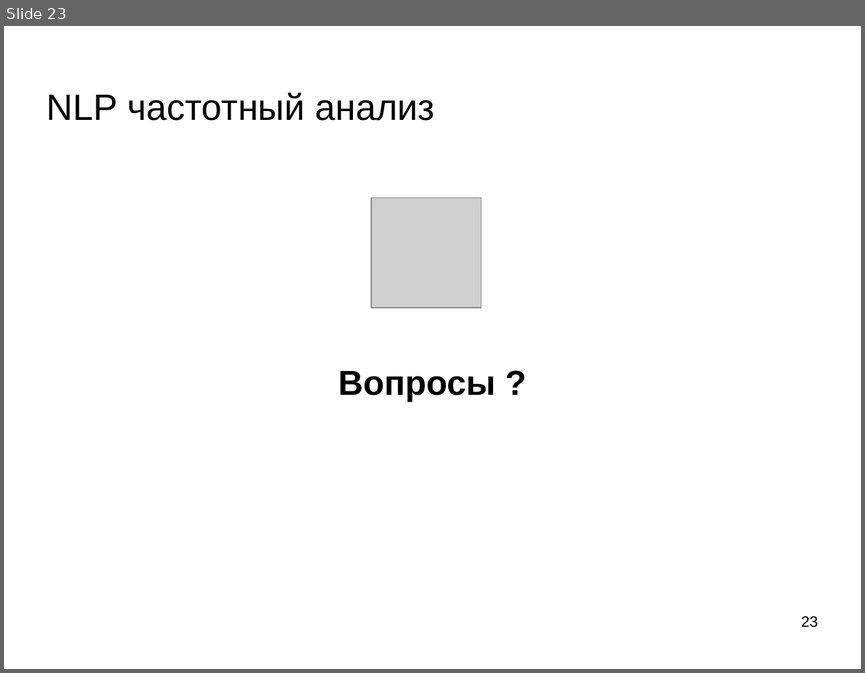
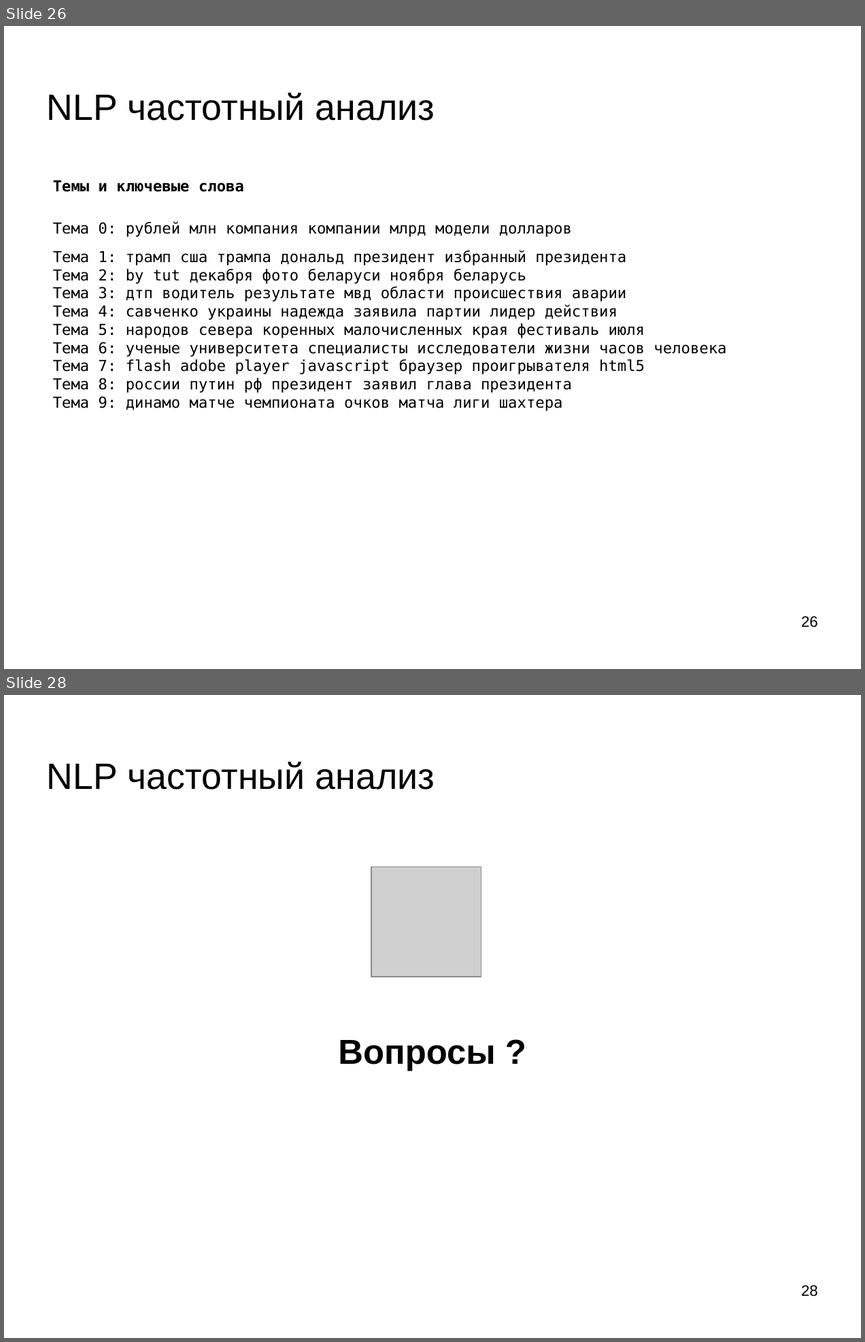
Before and after one commit to mechanoid5/ml_lectorium_legacy, a slide deck: 16-text-tfidf.odp. Shown one above the other, each under a label of ours: slide 23 before the commit, slides 26 and 28 after it; the slides between them are not shown. The pictures are 865x673 and 865x1342 pixels, drawn with LibreOffice and Linux fonts; fonts in the diff are those of the drawing; grey boxes stand for pictures; background and template pictures are left out. Boxes give left, top, right and bottom in pixels: in the first picture for what was removed or moved away, otherwise in the second. Text is boxed around its words. In the diff, an @@ line names an element or a change of style, - is before the commit and + after.

```diff
--- a/16-text-tfidf.odp
+++ b/16-text-tfidf.odp
@@ slide 26 added at <box>4,26,861,669</box>, background picture (left out) @@
@@ title added at <box>47,93,434,121</box>, 33.9 pt, text #000000 @@
+NLP частотный анализ
@@ text added at <box>53,180,726,411</box>, 14 pt, text #000000 @@
+Темы и ключевые слова
+Тема 0: рублей млн компания компании млрд модели долларов
+Тема 1: трамп сша трампа дональд президент избранный президента
+Тема 2: by tut декабря фото беларуси ноября беларусь
+Тема 3: дтп водитель результате мвд области происшествия аварии
+Тема 4: савченко украины надежда заявила партии лидер действия
+Тема 5: народов севера коренных малочисленных края фестиваль июля
+Тема 6: ученые университета специалисты исследователи жизни часов человека
+Тема 7: flash adobe player javascript браузер проигрывателя html5
+Тема 8: россии путин рф президент заявил глава президента
+Тема 9: динамо матче чемпионата очков матча лиги шахтера
@@ page number added at <box>801,616,818,627</box>, 14 pt, text #000000 @@
+26
@@ what was slide 23 is now slide 28 @@
@@ page number at <box>801,1285,818,1296</box>: text changed @@
-23
+28
```
Also in this commit, not shown: 1 slide changed, 4 other slides added, 2 other files.
